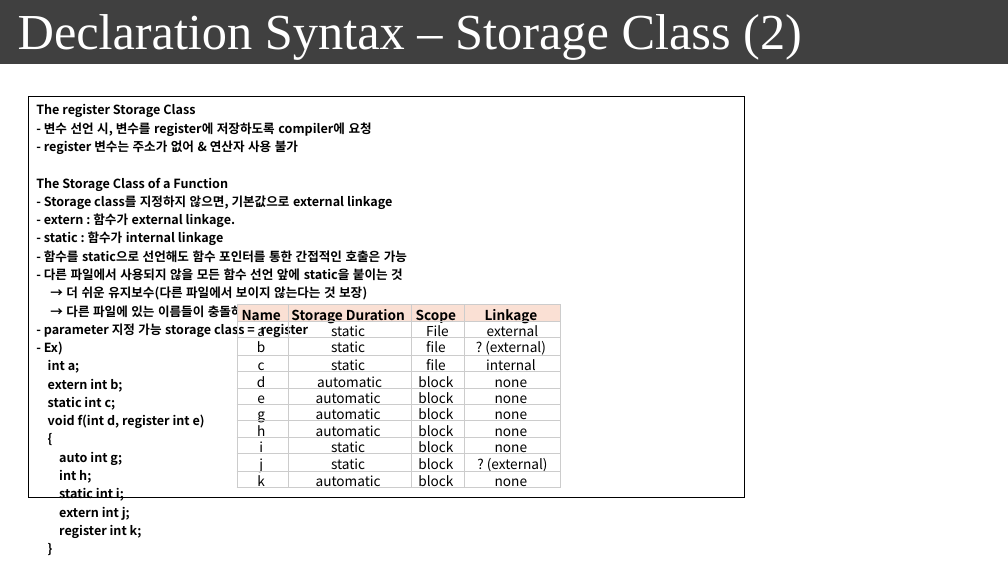
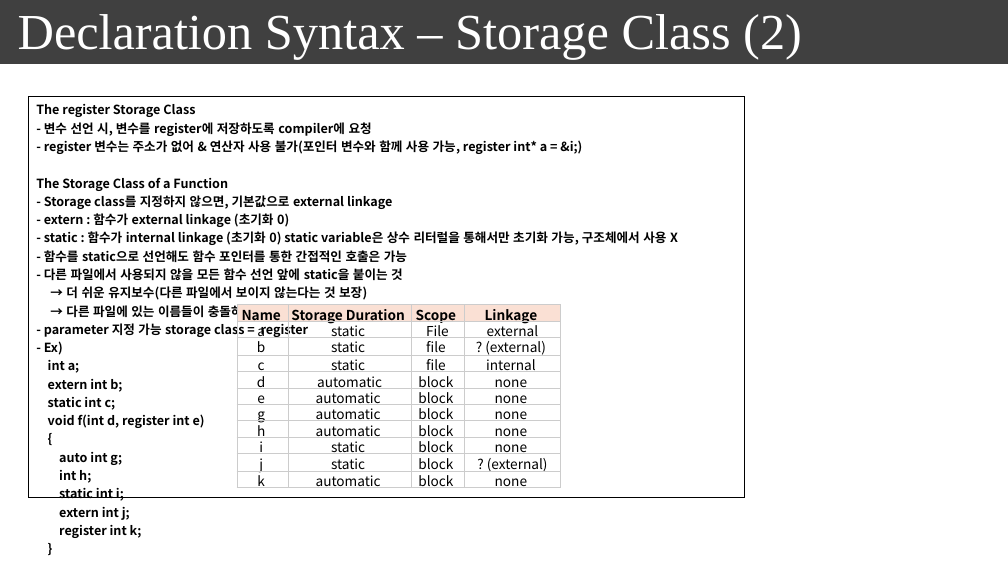
Before and after one commit to seonghokim/Study, a slide deck: slide 6 of everything in c.pptx (slide 4 before the commit). Drawn at 1008x567 pixels with LibreOffice and Linux fonts; fonts in the diff are those of the drawing. Boxes give left, top, right and bottom in pixels: in the first picture for what was removed or moved away, otherwise in the second. Text is boxed around its words. In the diff, an @@ line names an element or a change of style, - is before the commit and + after.

```diff
--- a/everything in c.pptx
+++ b/everything in c.pptx
@@ table at <box>29,97,745,542</box> @@
-row 1, column 1: The register Storage Class / - 변수 선언 시, 변수를 register에 저장하도록 compiler에 요청 / - register 변수는 주소가 없어 & 연산자 사용 불가 / The Storage Class of a Function / - Storage class를 지정하지 않으면, 기본값으로 external linkage / - extern : 함수가 external linkage. / - static : 함수가 internal linkage / - 함수를 static으로 선언해도 함수 포인터를 통한 간접적인 호출은 가능 / - 다른 파일에서 사용되지 않을 모든 함수 선언 앞에 static을 붙이는 것 / → 더 쉬운 유지보수(다른 파일에서 보이지 않는다는 것 보장) / → 다른 파일에 있는 이름들이 충돌하는 상황(name space pollution) 감소 / - parameter 지정 가능 storage class = register / - Ex) / int a; / extern int b; / static int c; / void f(int d, register int e) / { auto int g; / int h; / static int i; / extern int j; / register int k; / }
+row 1, column 1: The register Storage Class / - 변수 선언 시, 변수를 register에 저장하도록 compiler에 요청 / - register 변수는 주소가 없어 & 연산자 사용 불가(포인터 변수와 함께 사용 가능, register int* a = &i;) / The Storage Class of a Function / - Storage class를 지정하지 않으면, 기본값으로 external linkage / - extern : 함수가 external linkage (초기화 0) / - static : 함수가 internal linkage (초기화 0) static variable은 상수 리터럴을 통해서만 초기화 가능, 구조체에서 사용 X / - 함수를 static으로 선언해도 함수 포인터를 통한 간접적인 호출은 가능 / - 다른 파일에서 사용되지 않을 모든 함수 선언 앞에 static을 붙이는 것 / → 더 쉬운 유지보수(다른 파일에서 보이지 않는다는 것 보장) / → 다른 파일에 있는 이름들이 충돌하는 상황(name space pollution) 감소 / - parameter 지정 가능 storage class = register / - Ex) / int a; / extern int b; / static int c; / void f(int d, register int e) / { auto int g; / int h; / static int i; / extern int j; / register int k; / }
```
Also in this commit, not shown: 13 other slides changed, 5 slides added.
